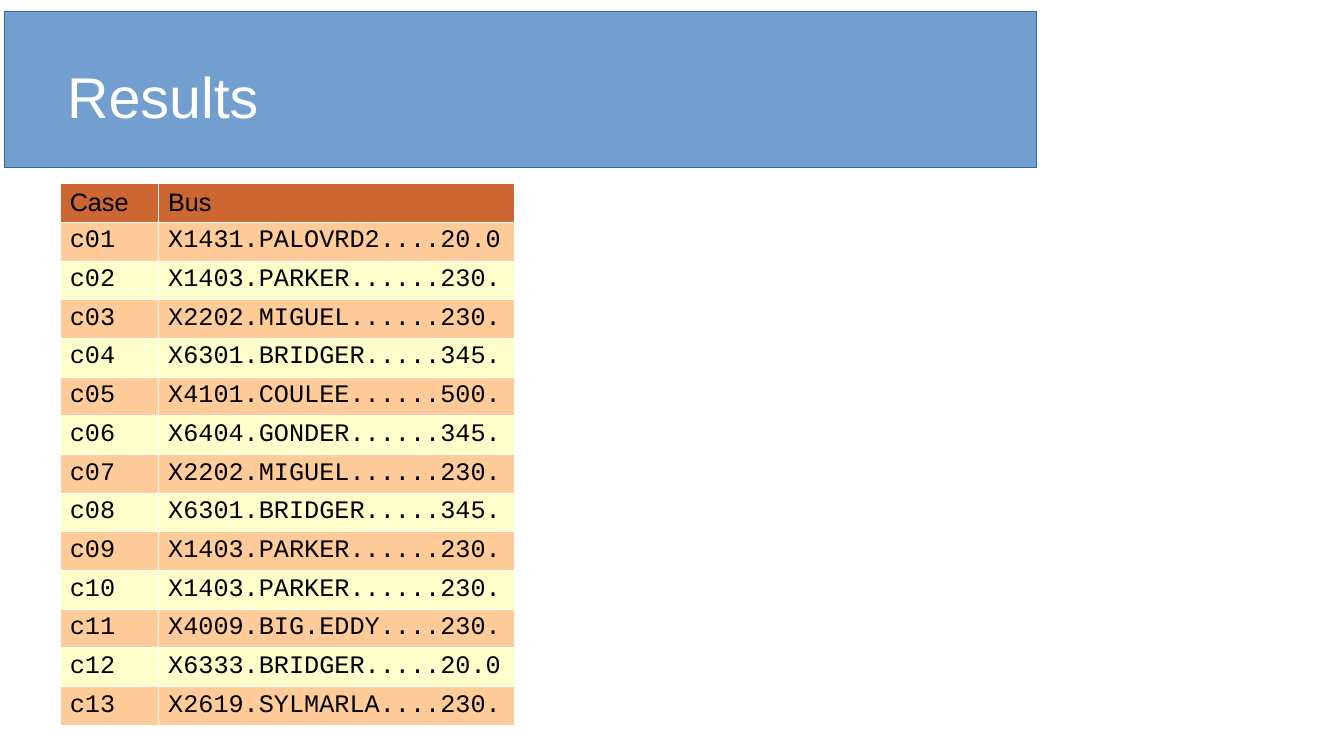
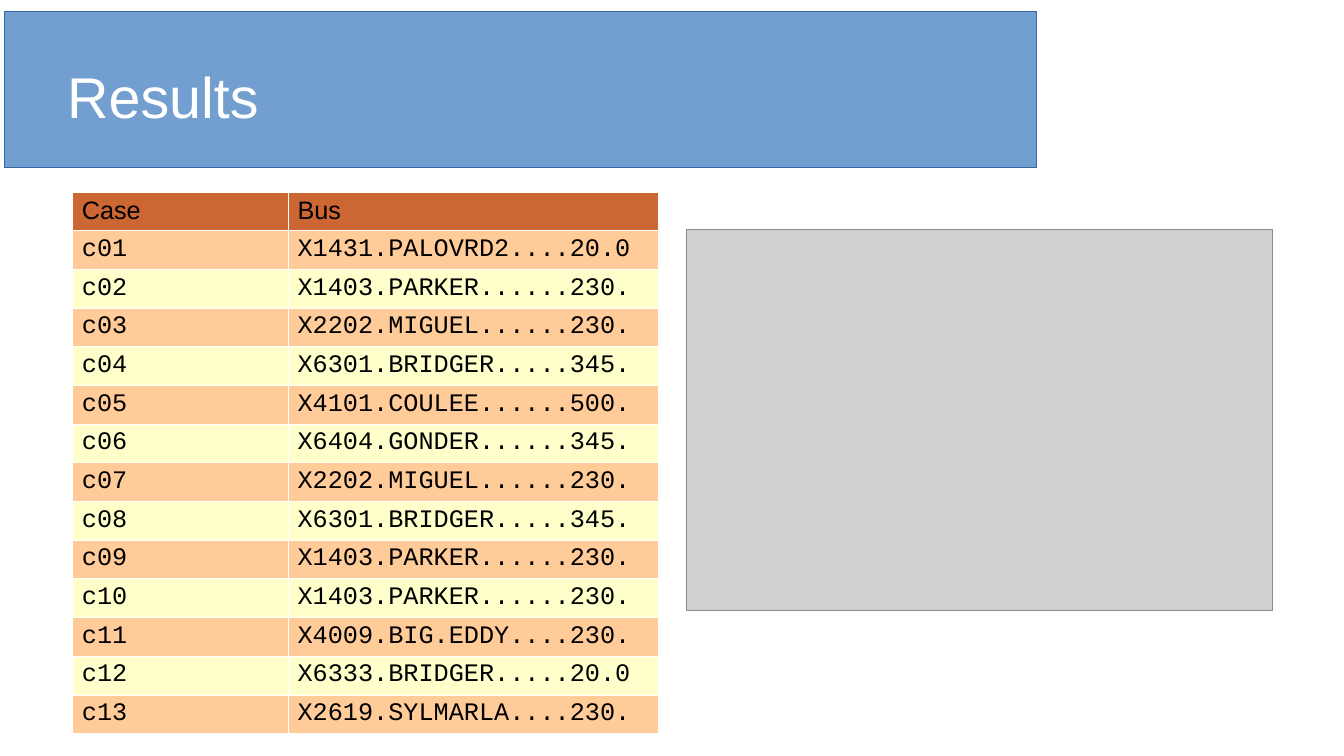
Before and after one commit to Bugsydor/Energy-Senior-Project, a slide deck: slide 11 of Presentation/Oscillation slides.pptx. Drawn at 1344x756 pixels with LibreOffice and Linux fonts; fonts in the diff are those of the drawing; grey boxes stand for pictures. Boxes give left, top, right and bottom in pixels: in the first picture for what was removed or moved away, otherwise in the second. Text is boxed around its words. In the diff, an @@ line names an element or a change of style, - is before the commit and + after.

Commit message:
Updated presentation

```diff
--- a/Presentation/Oscillation slides.pptx
+++ b/Presentation/Oscillation slides.pptx
@@ table: place and size @@
-table at (59, 184, 514, 728)
+table at (72, 192, 657, 726)
@@ picture added at (687, 229, 1272, 611) @@
```
Also in this commit, not shown: 9 other files.
